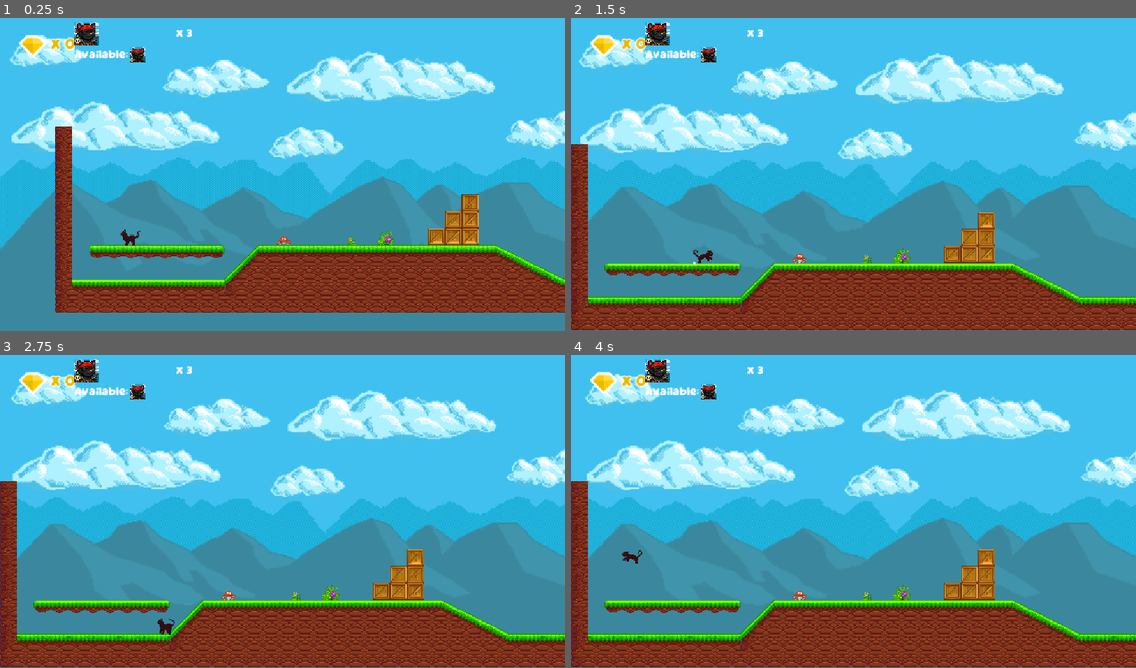
Above: before the commit, frames 1-4 (two rows, left to right).
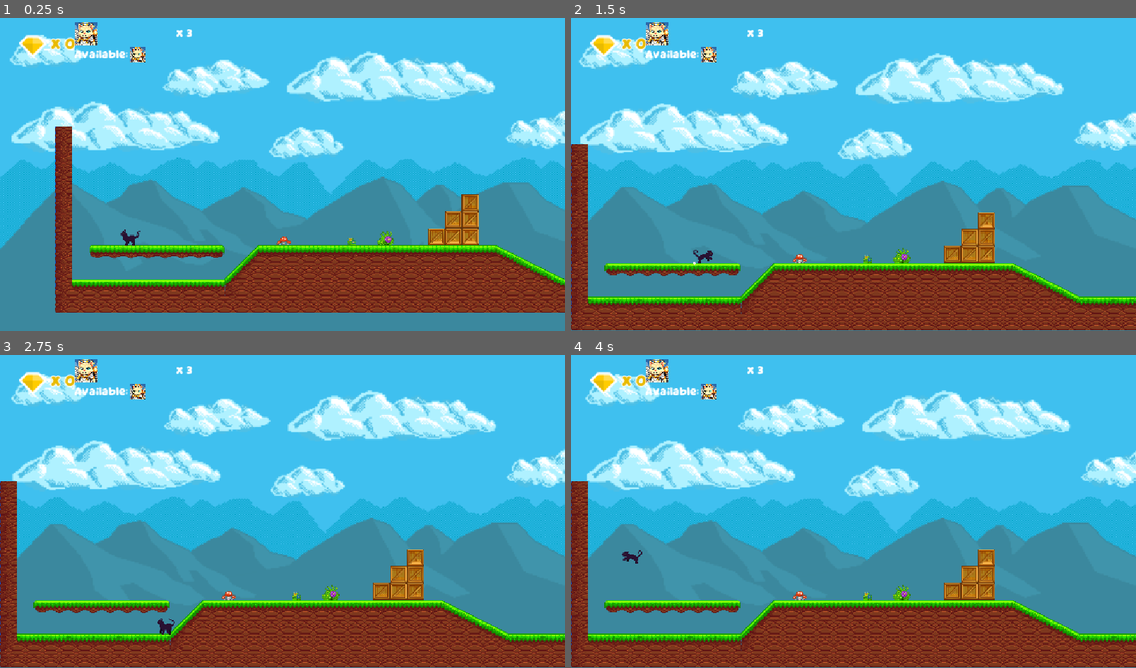
Above: after the commit, the same moments.

Repository: valfrom/Katalog
Game: Godot game, scene res://Scenes/Levels/Level_01.tscn
Same seed, same stepped clock (60 frames per second), same inputs: the game is played once before the commit and once after it. This scene is started directly instead of the project's main scene.
Inputs (mouse positions are in pixels of both pictures, inside the frame that each line leads up to):
- Up to frame 1 (0.25 s): no input
- Up to frame 2 (1.5 s): tap Enter (ui_accept) at 0.5 s; move the mouse to (825, 237) at 0.52 s; hold Shift (Walk) 0.53-1.28 s; hold D (Right) from 0.53 s (still down); click (825, 237) at 0.67 s; tap Space (Jump) at 0.77 s; move the mouse to (1023, 221) at 1.27 s; tap Shift (Walk) at 1.35 s
- Up to frame 3 (2.75 s): tap Space (Jump) at 1.52 s; move the mouse to (113, 461) at 2.02 s; release D (Right) at 2.03 s; hold A (Left) from 2.03 s (still down); hold Shift (Walk) from 2.03 s (still down)
- Up to frame 4 (4 s): keep holding A (Left); move the mouse to (881, 508) at 2.77 s; release Shift (Walk) at 2.78 s; tap Shift (Walk) at 2.85 s; click (881, 508) at 2.92 s; tap Space (Jump) at 3.02, 3.77 s; move the mouse to (768, 430) at 3.52 s; hold Shift (Walk) from 3.53 s (still down)

The runs differ from the first frame. In frame 1, 0.5% of the frame differs, in the area x 13-26%, y 1-73%; in frame 2, 0.5%; in frame 3, 0.5%, in the area x 13-31%, y 1-90%; in frame 4, 0.5%.

Commit message:
Load hero roster from portraits directory

Diff:
--- a/Scripts/GameManager.gd
+++ b/Scripts/GameManager.gd
@@ -7,15 +7,9 @@
 const HERO_SELECT_SCENE_PATH := "res://Scenes/HeroSelect/HeroSelect.tscn"
 const HERO_FOUND_SCENE_PATH := "res://Scenes/HeroSelect/HeroFound.tscn"
 const HERO_LIVES := 3
-
-const HERO_ROSTER := [
-    {"id": "scarlet", "name": "Scarlet", "color": Color(0.91, 0.26, 0.32), "portrait_path": "res://Assets/Sprites/Portraits/Pirate.png"},
-    {"id": "bolt", "name": "Bolt", "color": Color(0.97, 0.71, 0.2), "portrait_path": "res://Assets/Sprites/Portraits/Mechanic.png"},
-    {"id": "ivy", "name": "Ivy", "color": Color(0.32, 0.73, 0.39), "portrait_path": "res://Assets/Sprites/Portraits/Mage.png"},
-    {"id": "frost", "name": "Frost", "color": Color(0.4, 0.71, 0.93), "portrait_path": "res://Assets/Sprites/Portraits/Cyborg.png"},
-    {"id": "ember", "name": "Ember", "color": Color(0.93, 0.48, 0.32), "portrait_path": "res://Assets/Sprites/Portraits/Ranger.png"},
-    {"id": "void", "name": "Void", "color": Color(0.65, 0.58, 0.9), "portrait_path": "res://Assets/Sprites/Portraits/Vampire.png"}
-]
+const PORTRAIT_DIR_PATH := "res://Assets/Sprites/Portraits"
+
+var HERO_ROSTER: Array = []
 
 var score: int = 0
 var saved_scene_path: String = ""
@@ -34,8 +28,53 @@
 var discovered_levels: Array[String] = []
 
 func _ready():
+    _build_hero_roster()
     randomize()
     _ensure_default_hero()
+
+func _build_hero_roster() -> void:
+    HERO_ROSTER.clear()
+
+    var portraits := DirAccess.open(PORTRAIT_DIR_PATH)
+    if portraits == null:
+        push_warning("Could not open portraits directory: %s" % PORTRAIT_DIR_PATH)
+        return
+
+    portraits.list_dir_begin()
+    while true:
+        var file_name := portraits.get_next()
+        if file_name == "":
+            break
+        if portraits.current_is_dir():
+            continue
+        if !file_name.to_lower().ends_with(".png"):
+            continue
+
+        var base_name := file_name.get_basename()
+        var hero_id := base_name.to_lower()
+        HERO_ROSTER.append({
+            "id": hero_id,
+            "name": base_name,
+            "portrait_path": "%s/%s" % [PORTRAIT_DIR_PATH, file_name],
+            "color": _color_from_name(hero_id)
+        })
+
+    portraits.list_dir_end()
+    HERO_ROSTER.sort_custom(Callable(self, "_sort_heroes_by_name"))
+
+func _sort_heroes_by_name(a: Dictionary, b: Dictionary) -> bool:
+    return a.get("name", "") < b.get("name", "")
+
+func _color_from_name(hero_id: String) -> Color:
+    var hash_value := abs(hash(hero_id))
+    var hue := float(hash_value % 360) / 360.0
+    var saturation := clamp(0.6 + float((hash_value / 360) % 40) / 100.0, 0.6, 0.95)
+    return Color.from_hsv(hue, saturation, 0.9)
+
+func _get_starting_hero_id() -> String:
+    if HERO_ROSTER.is_empty():
+        return ""
+    return HERO_ROSTER[0].get("id", "")
 
 # Adds 1 to score variable
 func add_score():
@@ -59,12 +98,18 @@
     return should_restore
 
 func _ensure_default_hero() -> void:
+    var starting_hero := _get_starting_hero_id()
+    if starting_hero == "":
+        return
+
     if unlocked_heroes.is_empty():
-        unlocked_heroes.append(HERO_ROSTER[0]["id"])
-        current_hero_id = HERO_ROSTER[0]["id"]
+        unlocked_heroes.append(starting_hero)
+        current_hero_id = starting_hero
 
 func start_new_game() -> void:
-    var starting_hero := HERO_ROSTER[0]["id"]
+    var starting_hero := _get_starting_hero_id()
+    if starting_hero == "":
+        return
 
     unlocked_heroes.clear()
     unlocked_heroes.append(starting_hero)
@@ -86,7 +131,9 @@
 
     var target_hero := hero_id
     if get_hero_definition(target_hero).is_empty():
-        target_hero = HERO_ROSTER[0]["id"]
+        target_hero = _get_starting_hero_id()
+    if target_hero == "":
+        return
 
     unlocked_heroes = [target_hero]
     current_hero_queue.clear()
